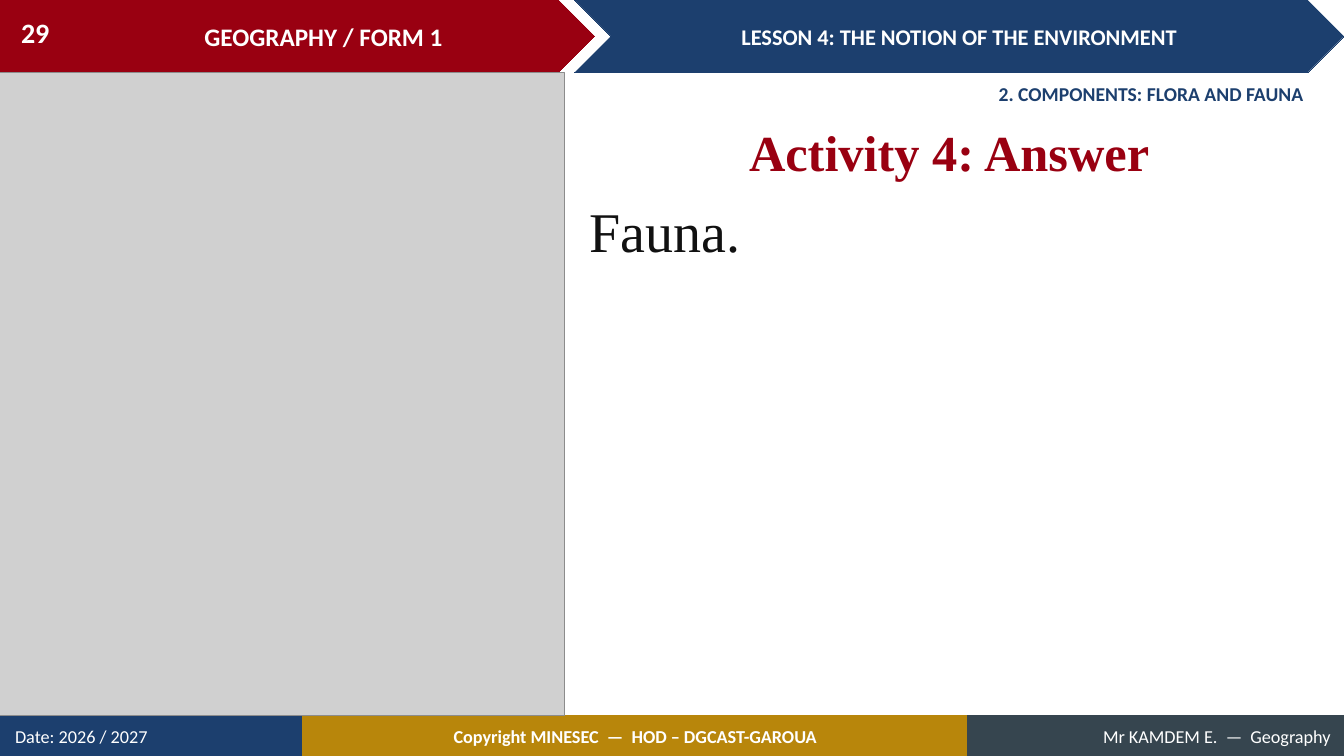
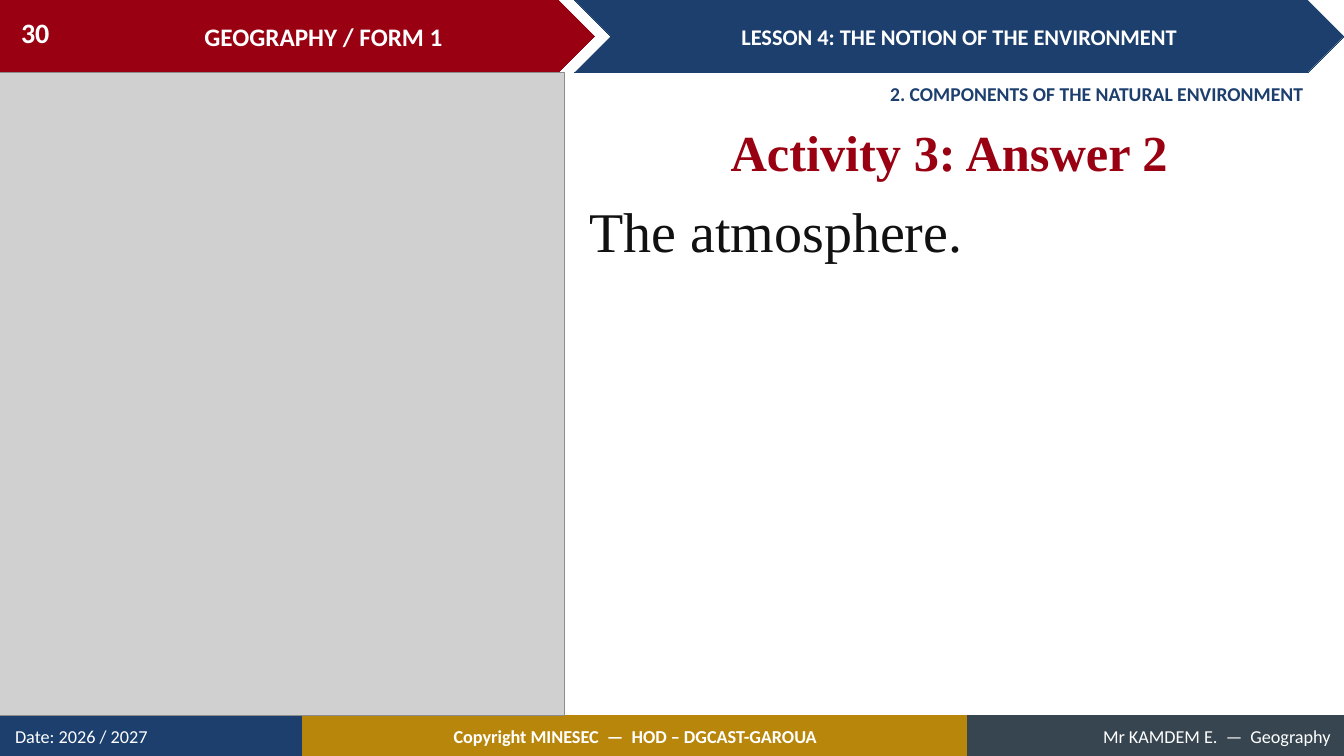
Before and after one commit to Berthautk/linea-github, a slide deck: slide 30 of lecons/F1/07_F1_M2_L04_The_Notion_of_the_Environment.pptx (slide 29 before the commit). Drawn at 1344x756 pixels with LibreOffice and Linux fonts; fonts in the diff are those of the drawing; grey boxes stand for pictures. Boxes give left, top, right and bottom in pixels: in the first picture for what was removed or moved away, otherwise in the second. Text is boxed around its words. In the diff, an @@ line names an element or a change of style, - is before the commit and + after.

```diff
--- a/lecons/F1/07_F1_M2_L04_The_Notion_of_the_Environment.pptx
+++ b/lecons/F1/07_F1_M2_L04_The_Notion_of_the_Environment.pptx
@@ page number at [21,24,49,44]: text changed @@
-29
+30
@@ text at [890,88,1303,101]: text changed @@
-2. COMPONENTS: FLORA AND FAUNA
+2. COMPONENTS OF THE NATURAL ENVIRONMENT
@@ text at [731,136,1167,181]: text changed @@
-Activity 4: Answer
+Activity 3: Answer 2
@@ text at [590,213,963,263]: text changed @@
-Fauna.
+The atmosphere.
```
Also in this commit, not shown: 26 other slides changed, 12 slides added, 9 slides removed, 8 other files.
